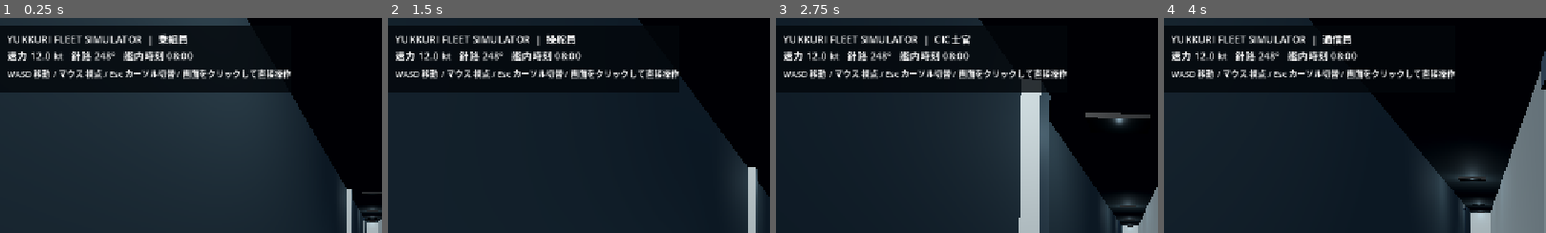
Above: before the commit, frames 1-4 (left to right).
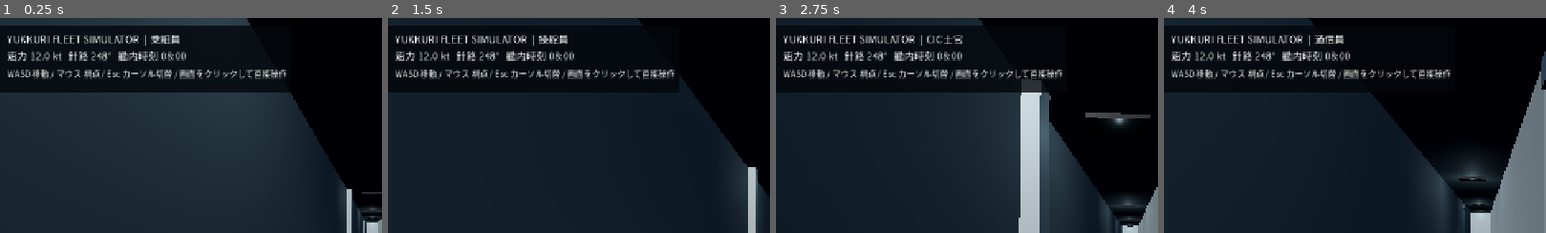
Above: after the commit, the same moments.

Repository: YukkuriP/Yukkuri-FPS-3
Game: Godot game, scene res://scenes/main.tscn
Two runs of this game, one before a commit and one after it. Both use one fixed random seed, a clock stepped at 60 frames per second and the inputs below.
Inputs (mouse positions are % of the whole screen's width and height, from its top left):
- Up to frame 1 (0.25 s): no input
- Up to frame 2 (1.5 s): tap Enter at 0.5 s; move the mouse to (55, 50) at 0.52 s; hold W (fleet_fwd) from 0.53 s (still down); tap 1 at 0.6 s; click (55, 50) at 0.67 s; move the mouse to (45, 50) at 1.27 s; tap 2 at 1.35 s
- Up to frame 3 (2.75 s): keep holding W (fleet_fwd); move the mouse to (52, 48) at 2.02 s; tap 3 at 2.1 s
- Up to frame 4 (4 s): keep holding W (fleet_fwd); move the mouse to (49, 52) at 2.77 s; tap 4 at 2.85 s; click (49, 52) at 2.92 s; move the mouse to (57, 51) at 3.52 s; tap 5 at 3.6 s
The pictures show only the part of the screen within x 1-51%, y 0-50%; the shares and areas given below are measured in that part.

The runs differ from the first frame. In frame 1, 4.8% of the frame differs, in the area x 2-77%, y 7-29%; in frame 2, 4.8%; in frame 3, 4.8%, in the area x 2-77%, y 8-29%; in frame 4, 4.8%.

Commit message:
Add Japanese system font fallback to HUD and live monitors

Diff:
--- a/scripts/main.gd
+++ b/scripts/main.gd
@@ -5,6 +5,7 @@
 const ROLES := ["艦長","操舵員","CIC士官","機関員","通信員","乗組員"]
 const KEYS: Array[Key] = [KEY_1,KEY_2,KEY_3,KEY_4,KEY_5,KEY_6]
 var ship_root: Node3D
+var ui_font: SystemFont
 var player: CharacterBody3D
 var camera: Camera3D
 var pitch := 0.0
@@ -23,6 +24,8 @@
 var mess_status := true
 
 func _ready() -> void:
+	ui_font = SystemFont.new()
+	ui_font.font_names = PackedStringArray(["Yu Gothic UI", "Meiryo UI", "Meiryo", "Noto Sans CJK JP"])
 	_input_map()
 	_ocean_and_sky()
 	ship_root = Node3D.new()
@@ -148,7 +151,7 @@
 	var vp:=SubViewport.new(); vp.size=Vector2i(640,360); vp.render_target_update_mode=SubViewport.UPDATE_ALWAYS; root.add_child(vp)
 	var ui:=Control.new(); ui.set_anchors_and_offsets_preset(Control.PRESET_FULL_RECT); vp.add_child(ui)
 	var bg:=ColorRect.new(); bg.color=Color(0.01,0.04,0.055); bg.set_anchors_and_offsets_preset(Control.PRESET_FULL_RECT); ui.add_child(bg)
-	var label:=Label.new(); label.position=Vector2(22,20); label.size=Vector2(600,310); label.add_theme_font_size_override("font_size",24); label.add_theme_color_override("font_color",Color(0.4,0.9,0.86)); ui.add_child(label)
+	var label:=Label.new(); label.position=Vector2(22,20); label.size=Vector2(600,310); label.add_theme_font_size_override("font_size",24); label.add_theme_color_override("font_color",Color(0.4,0.9,0.86)); label.add_theme_font_override("font",ui_font); ui.add_child(label)
 	var surface:=MeshInstance3D.new(); var pm:=PlaneMesh.new(); pm.size=Vector2(1.52,0.79); surface.mesh=pm; surface.position=Vector3(0,0.73,-0.255); surface.rotation.x=PI/2
 	var mat:=StandardMaterial3D.new(); mat.shading_mode=BaseMaterial3D.SHADING_MODE_UNSHADED; mat.albedo_texture=vp.get_texture(); mat.emission_enabled=true; mat.emission_texture=vp.get_texture(); mat.emission_energy_multiplier=0.65; surface.material_override=mat; root.add_child(surface)
 	var hit_body:=StaticBody3D.new()
@@ -172,8 +175,8 @@
 func _hud() -> void:
 	var layer:=CanvasLayer.new(); add_child(layer)
 	var panel:=ColorRect.new(); panel.color=Color(0.01,0.025,0.04,0.8); panel.position=Vector2(14,14); panel.size=Vector2(490,112); layer.add_child(panel)
-	hud=Label.new(); hud.position=Vector2(28,22); hud.add_theme_font_size_override("font_size",17); layer.add_child(hud)
-	prompt=Label.new(); prompt.position=Vector2(28,82); prompt.add_theme_font_size_override("font_size",14); layer.add_child(prompt)
+	hud=Label.new(); hud.position=Vector2(28,22); hud.add_theme_font_size_override("font_size",17); hud.add_theme_font_override("font",ui_font); layer.add_child(hud)
+	prompt=Label.new(); prompt.position=Vector2(28,82); prompt.add_theme_font_size_override("font_size",14); prompt.add_theme_font_override("font",ui_font); layer.add_child(prompt)
 
 func _unhandled_input(event: InputEvent) -> void:
 	if event is InputEventMouseButton and event.pressed and event.button_index==MOUSE_BUTTON_LEFT and Input.mouse_mode==Input.MOUSE_MODE_VISIBLE: _click_console()
